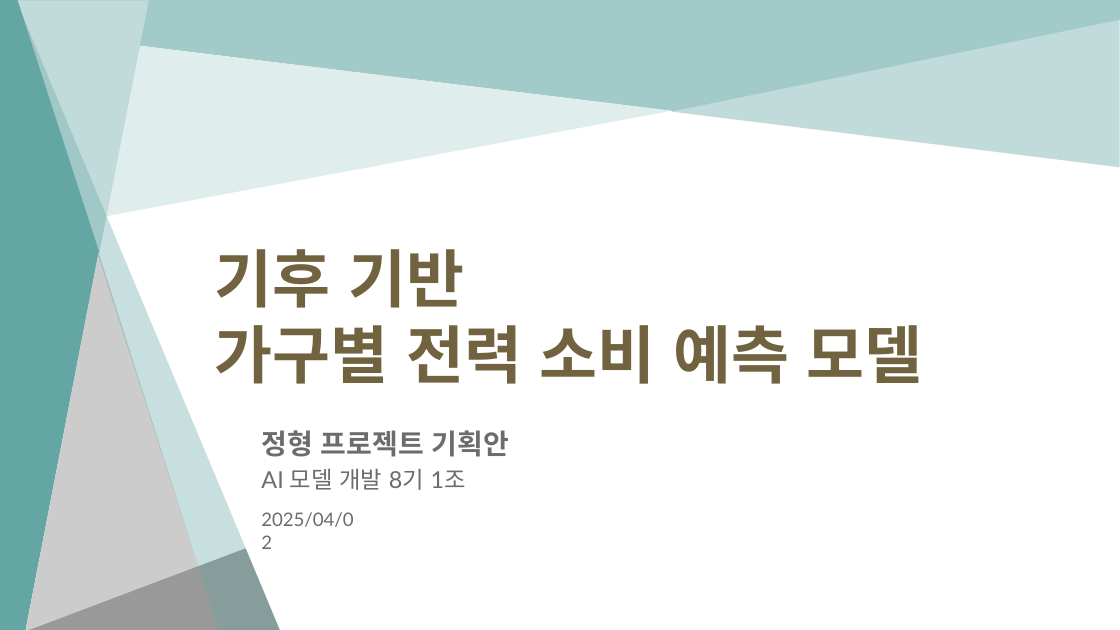
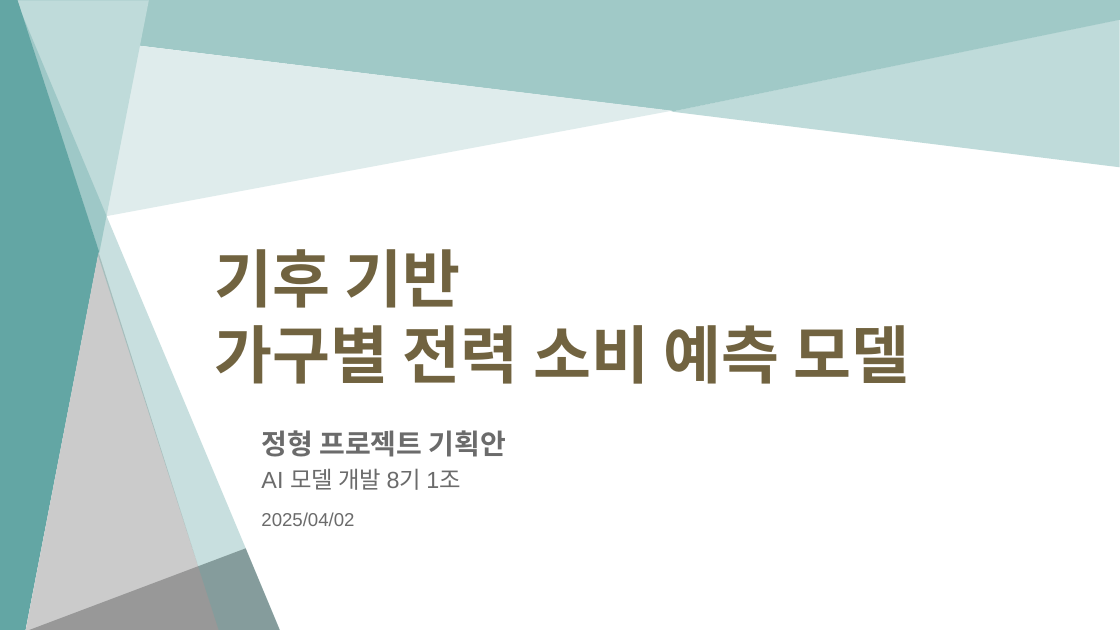
Before and after one commit to somnio-kimm/electricity_consumption_prediction, a slide deck: slide 1 of doc/정형프로젝트_기획안발표_250402_최종.pptx. Drawn at 1120x630 pixels with LibreOffice and Linux fonts; fonts in the diff are those of the drawing. Boxes give left, top, right and bottom in pixels: in the first picture for what was removed or moved away, otherwise in the second. Text is boxed around its words. In the diff, an @@ line names an element or a change of style, - is before the commit and + after.

```diff
--- a/doc/정형프로젝트_기획안발표_250402_최종.pptx
+++ b/doc/정형프로젝트_기획안발표_250402_최종.pptx
@@ title "기후 기반 가구별 전력 소비 ..." at [215, 249, 910, 384]: font Lato to Arial @@
@@ subtitle "정형 프로젝트 기획안" at [261, 430, 506, 490]: font Lato to Arial, text colour #6C6C6C to #6B6B6B; less space between paragraphs @@
@@ text "2025/04/02" at [261, 512, 354, 526]: font Lato to Arial, text colour #6C6C6C to #6B6B6B @@
```
Also in this commit, not shown: 7 other slides changed, 11 other files.
